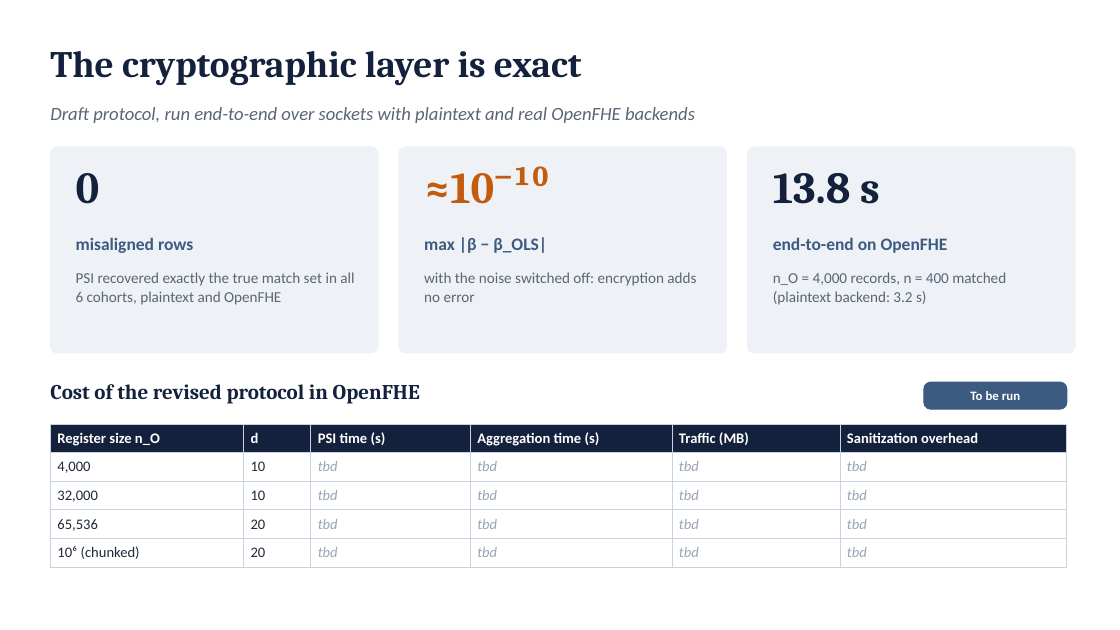
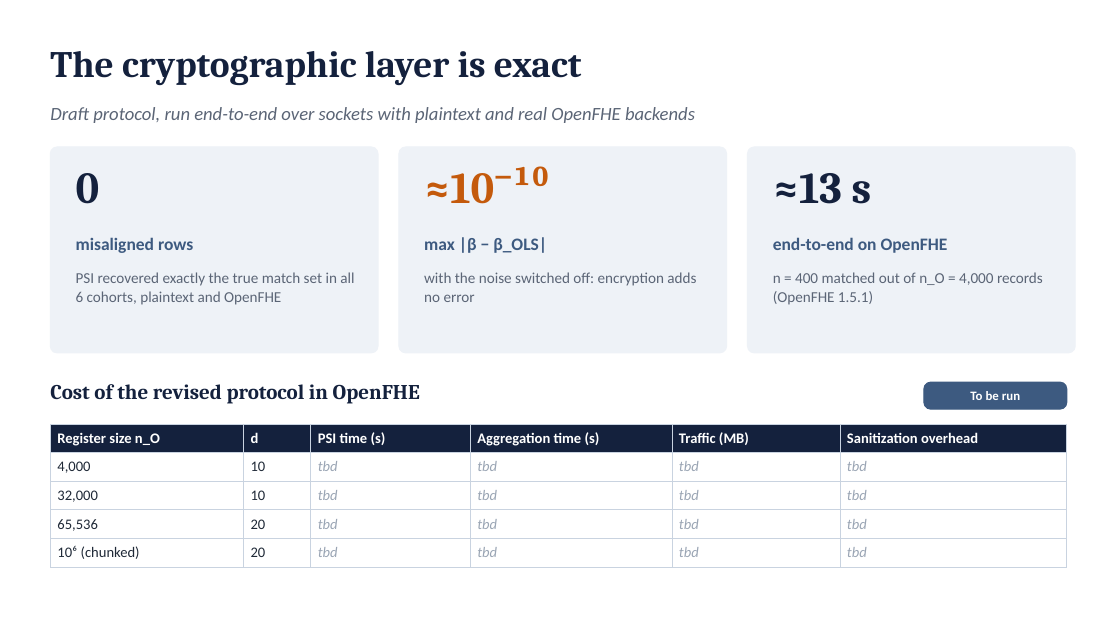
Before and after one commit to shukabh/VerticalFederatedRegression, a slide deck: slide 21 of slides/vfl_scenarioB_deck.pptx. Drawn at 1120x630 pixels with LibreOffice and Linux fonts; fonts in the diff are those of the drawing. Boxes give left, top, right and bottom in pixels: in the first picture for what was removed or moved away, otherwise in the second. Text is boxed around its words. In the diff, an @@ line names an element or a change of style, - is before the commit and + after.

```diff
--- a/slides/vfl_scenarioB_deck.pptx
+++ b/slides/vfl_scenarioB_deck.pptx
@@ text at [773, 173, 872, 204]: text changed @@
-13.8 s
+≈13 s
@@ text at [773, 272, 1043, 305]: text changed @@
-n_O = 4,000 records, n = 400 matched (plaintext backend: 3.2 s)
+n = 400 matched out of n_O = 4,000 records (OpenFHE 1.5.1)
```
Also in this commit, not shown: 1 other slide changed, 11 other files.
